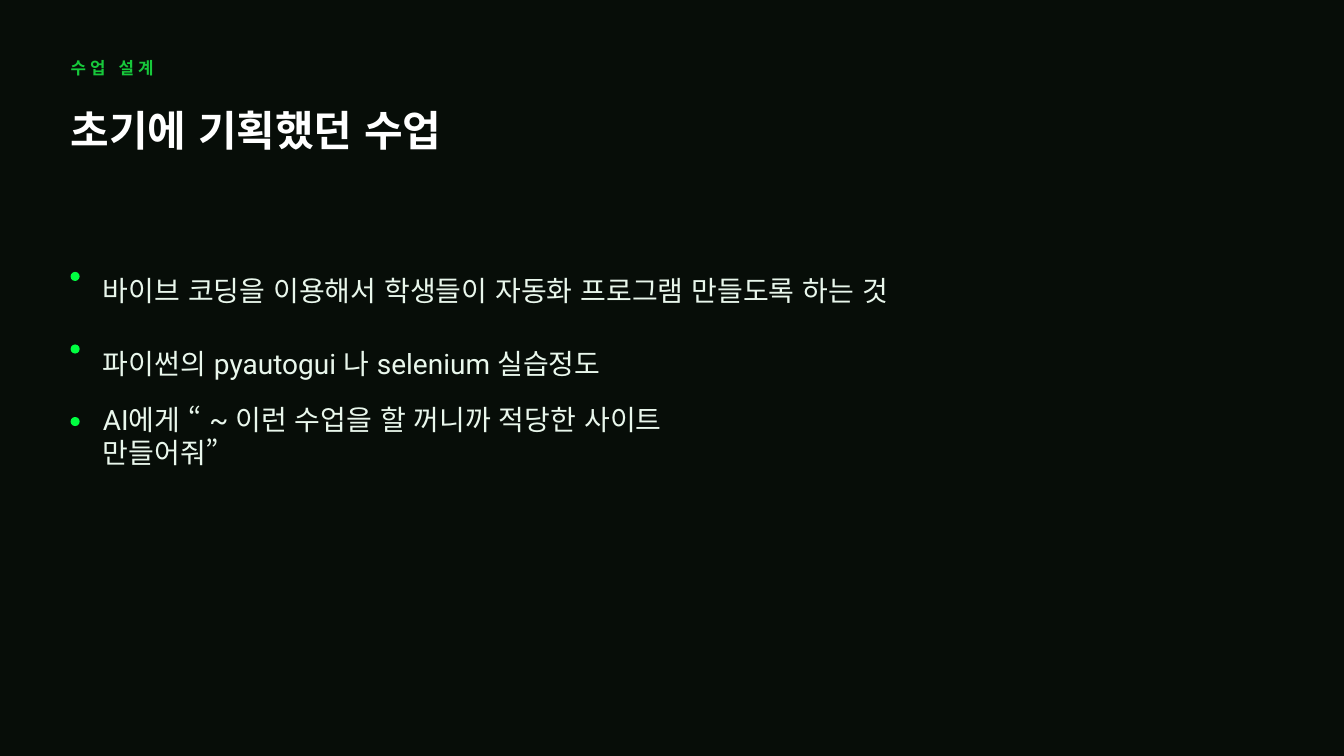
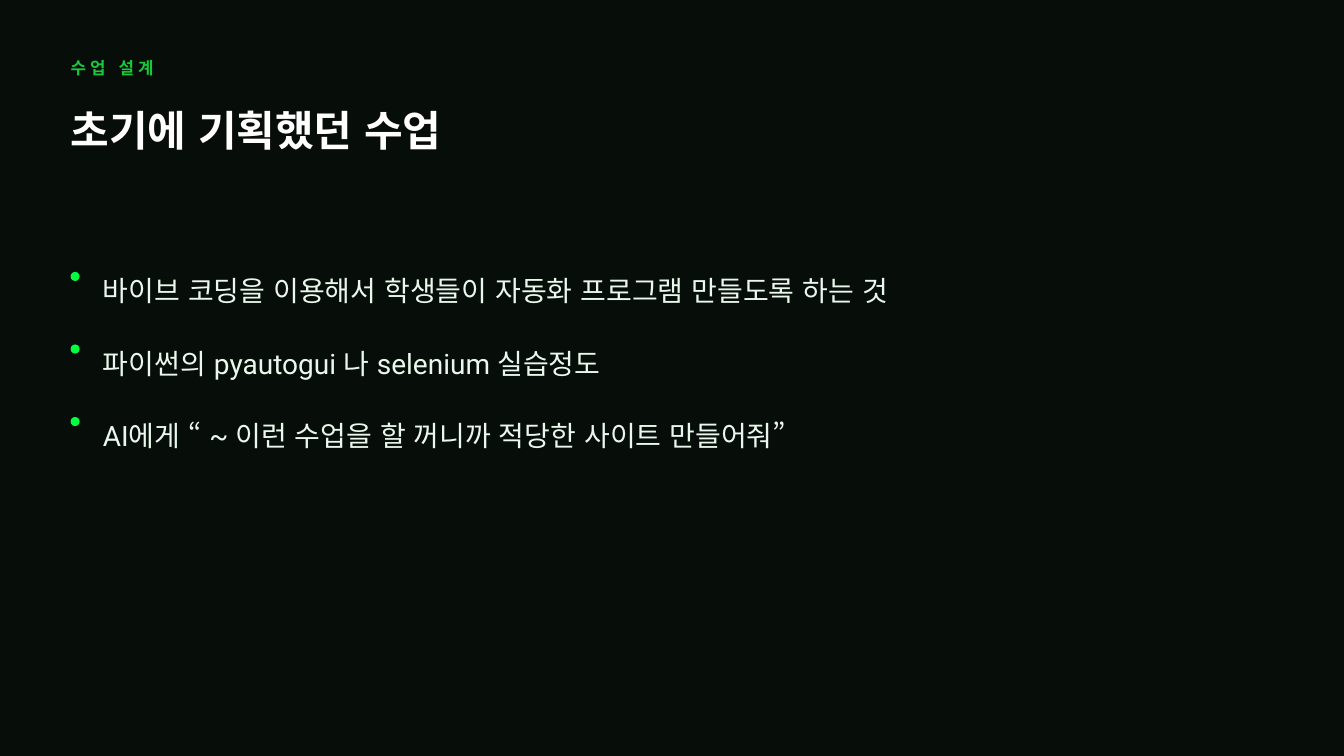
Before and after one commit to shk-cell/Macro_Classroom, a slide deck: slide 3 of AI기반 바이브코딩 시대의 교사역할과 교수학습설계.pptx. Drawn at 1344x756 pixels with LibreOffice and Linux fonts; fonts in the diff are those of the drawing. Boxes give left, top, right and bottom in pixels: in the first picture for what was removed or moved away, otherwise in the second. Text is boxed around its words. In the diff, an @@ line names an element or a change of style, - is before the commit and + after.

```diff
--- a/AI기반 바이브코딩 시대의 교사역할과 교수학습설계.pptx
+++ b/AI기반 바이브코딩 시대의 교사역할과 교수학습설계.pptx
@@ text "AI에게 “ ~ 이런 수업을 ..." rewrapped from box(103, 406, 661, 466) to box(103, 421, 786, 449) @@
```
Also in this commit, not shown: 5 other slides changed.
